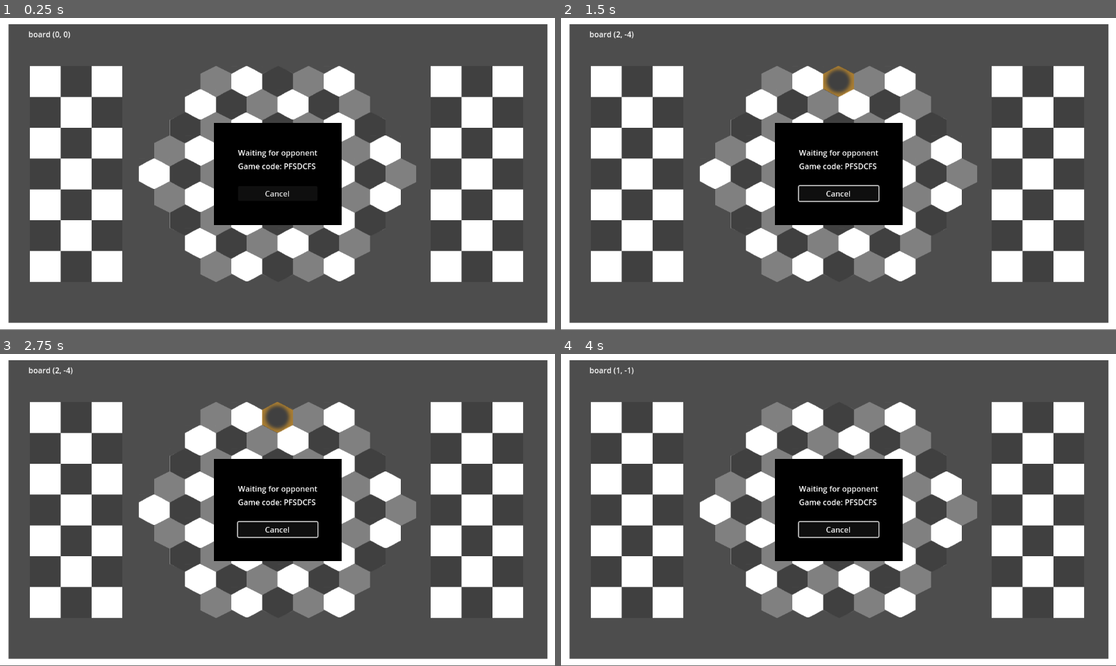
Above: before the commit, frames 1-4 (two rows, left to right).
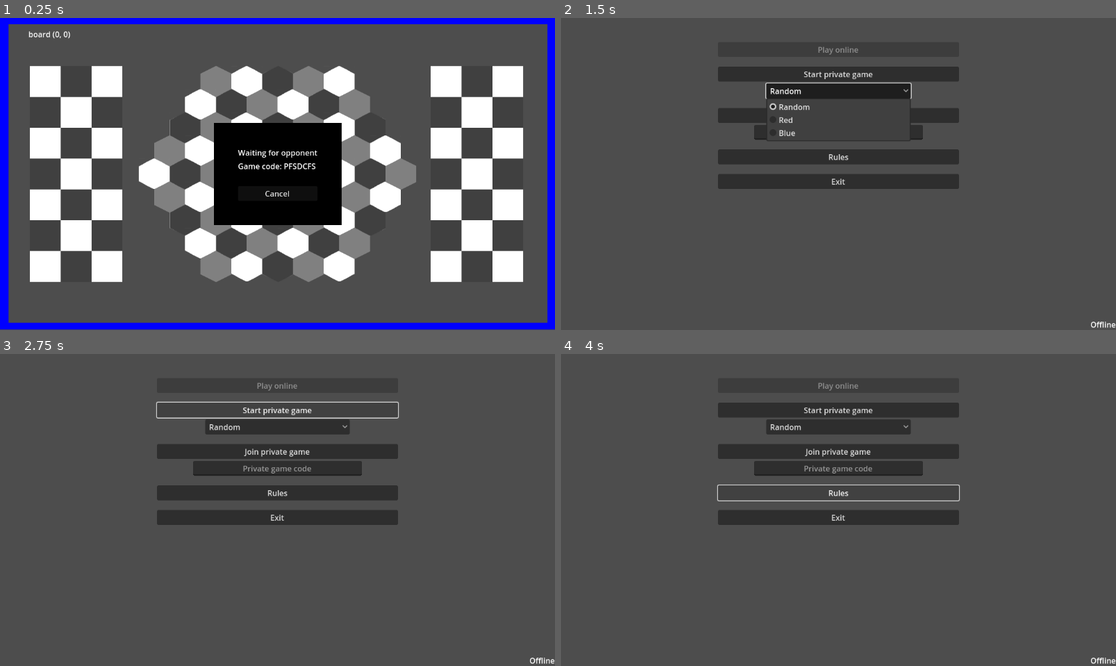
Above: after the commit, the same moments.

Repository: Bazsi1224/KesetClient
Game: Godot game, scene res://Match/match.tscn
Two runs of this game, one before a commit and one after it. Both use one fixed random seed, a clock stepped at 60 frames per second and the inputs below. This scene is started directly instead of the project's main scene.
Inputs (mouse positions are in pixels of both pictures, inside the frame that each line leads up to):
- Up to frame 1 (0.25 s): no input
- Up to frame 2 (1.5 s): click "Cancel" at 0.5 s; click (838, 89) at 1.25 s, where only the run after the commit has a clickable "Random"
- Up to frame 3 (2.75 s): click (277, 410) at 2 s, where only the run after the commit has a clickable "Start private game"
- Up to frame 4 (4 s): click (838, 410) at 2.75 s, where only the run after the commit has a clickable "Start private game"; click (838, 494) at 3.5 s, where only the run after the commit has a clickable "Rules"

The runs differ from the first frame. In frame 1, 7.3% of the frame differs, in the area x 0-100%, y 0-100%; in frame 2, 42%; in frame 3, 41%; in frame 4, 41%.

Commit message:
selectable player color

Diff:
--- a/Match/GameVariables.gd
+++ b/Match/GameVariables.gd
@@ -2,6 +2,7 @@
 
 var port : int
 var role : String
+var player_color : String
 
 # Called when the node enters the scene tree for the first time.
 func _ready():
--- a/Match/NetworkClient.gd
+++ b/Match/NetworkClient.gd
@@ -74,9 +74,9 @@
 	%BlueBox.refresh_content(state["blueBox"])
 	%Board.refresh_content(state["board"])
 	if state["actualPlayer"] == "red":
-		%Frame.modulate = Color.RED
+		pass
 	else:
-		%Frame.modulate = Color.BLUE
+		pass
 
 
 func piece_selected( container, tile ):
--- a/Match/match.gd
+++ b/Match/match.gd
@@ -6,6 +6,10 @@
 	$Pointer.piece_selected.connect( $NetworkClient.piece_selected )
 	$Pointer.move_requested.connect( $NetworkClient.move_requested )
 
+	if GameVariables.player_color == "red":
+		%Frame.modulate = Color.RED
+	else:
+		%Frame.modulate = Color.BLUE
 
 
 # Called every frame. 'delta' is the elapsed time since the previous frame.
@@ -32,3 +36,8 @@
 		if used_tiles.has( tile ):
 			piece.tile      = tile
 			piece.container = "blueBox"
+
+
+func _on_button_back_pressed():
+	$NetworkClient.close_connection()
+	get_tree().change_scene_to_file("res://UI/MainMenu.tscn")
--- a/Match/match.tscn
+++ b/Match/match.tscn
@@ -136,3 +136,4 @@
 
 [connection signal="timeout" from="NetworkClient/AliveTimer" to="NetworkClient" method="_on_alive_timer_timeout"]
 [connection signal="timeout" from="NetworkClient/Timeout" to="NetworkClient" method="_on_timeout_timeout"]
+[connection signal="pressed" from="PrivateGameWaitingPanel/PanelContainer/MarginContainer/VBoxContainer/ButtonBack" to="." method="_on_button_back_pressed"]
--- a/UI/MainMenu.gd
+++ b/UI/MainMenu.gd
@@ -24,7 +24,12 @@
 
 
 func _on_button_private_game_pressed():
-	$SessionFinder.start_private_game()
+	var player_color = "random"
+	match( %PrivateSelectedColor.selected ) :
+		0: player_color = "random"
+		1: player_color = "red"
+		2: player_color = "blue"
+	$SessionFinder.start_private_game( player_color )
 
 
 func _on_button_join_private_pressed():
--- a/UI/MainMenu.tscn
+++ b/UI/MainMenu.tscn
@@ -53,12 +53,29 @@
 text = "Play online
 "
 
-[node name="ButtonPrivateGame" type="Button" parent="MarginContainer/VBoxContainer"]
+[node name="VBoxContainer2" type="VBoxContainer" parent="MarginContainer/VBoxContainer"]
+layout_mode = 2
+
+[node name="ButtonPrivateGame" type="Button" parent="MarginContainer/VBoxContainer/VBoxContainer2"]
 custom_minimum_size = Vector2(500, 0)
 layout_mode = 2
 size_flags_horizontal = 4
 text = "Start private game
 "
+
+[node name="PrivateSelectedColor" type="OptionButton" parent="MarginContainer/VBoxContainer/VBoxContainer2"]
+unique_name_in_owner = true
+custom_minimum_size = Vector2(300, 0)
+layout_mode = 2
+size_flags_horizontal = 4
+item_count = 3
+selected = 0
+popup/item_0/text = "Random"
+popup/item_0/id = 0
+popup/item_1/text = "Red"
+popup/item_1/id = 1
+popup/item_2/text = "Blue"
+popup/item_2/id = 2
 
 [node name="VBoxContainer" type="VBoxContainer" parent="MarginContainer/VBoxContainer"]
 layout_mode = 2
@@ -92,6 +109,6 @@
 text = "Exit
 "
 
-[connection signal="pressed" from="MarginContainer/VBoxContainer/ButtonPrivateGame" to="." method="_on_button_private_game_pressed"]
+[connection signal="pressed" from="MarginContainer/VBoxContainer/VBoxContainer2/ButtonPrivateGame" to="." method="_on_button_private_game_pressed"]
 [connection signal="pressed" from="MarginContainer/VBoxContainer/VBoxContainer/ButtonJoinPrivate" to="." method="_on_button_join_private_pressed"]
 [connection signal="pressed" from="MarginContainer/VBoxContainer/ButtonExit" to="." method="_on_button_exit_pressed"]
--- a/UI/SessionFinder.gd
+++ b/UI/SessionFinder.gd
@@ -1,6 +1,6 @@
 extends Node
 var socket = StreamPeerTCP.new()
-var current_match = null
+
 
 # Called when the node enters the scene tree for the first time.
 func _ready():
@@ -19,8 +19,6 @@
 			%OnlineState.text = tr( "Online" )
 			messaging()
 
-	if current_match != null:
-		current_match.find_child("NetworkClient")._process(delta)
 
 
 func messaging():
@@ -47,17 +45,19 @@
 			socket.disconnect_from_host()
 			GameVariables.port = message_object["data"]["port"]
 			GameVariables.role = "host"
+			GameVariables.player_color = message_object["data"]["playerColor"]
 			get_tree().change_scene_to_file("res://Match/match.tscn")
 		"JoinPrivateGame":
 			if( !message_object["data"].has("port") ) : return
 			socket.disconnect_from_host()
 			GameVariables.port = message_object["data"]["port"]
 			GameVariables.role = "client"
+			GameVariables.player_color = message_object["data"]["playerColor"]
 			get_tree().change_scene_to_file("res://Match/match.tscn")
 
 
-func start_private_game():
-	var message = '{ "messageType" : "StartPrivateGame", "data" : { } }\r'
+func start_private_game( player_color : String ):
+	var message = '{ "messageType" : "StartPrivateGame", "data" : { "playerColor" : "%s" } }\r' % player_color
 	socket.put_utf8_string(message)
 
 
